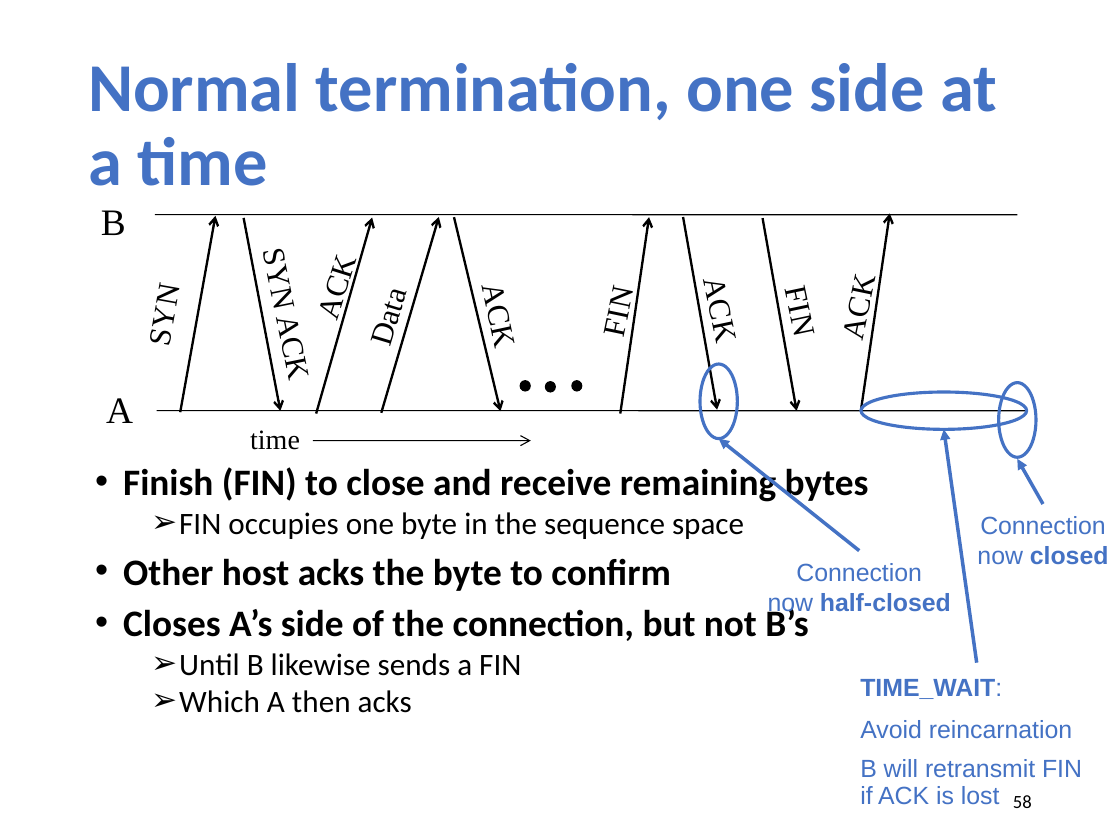
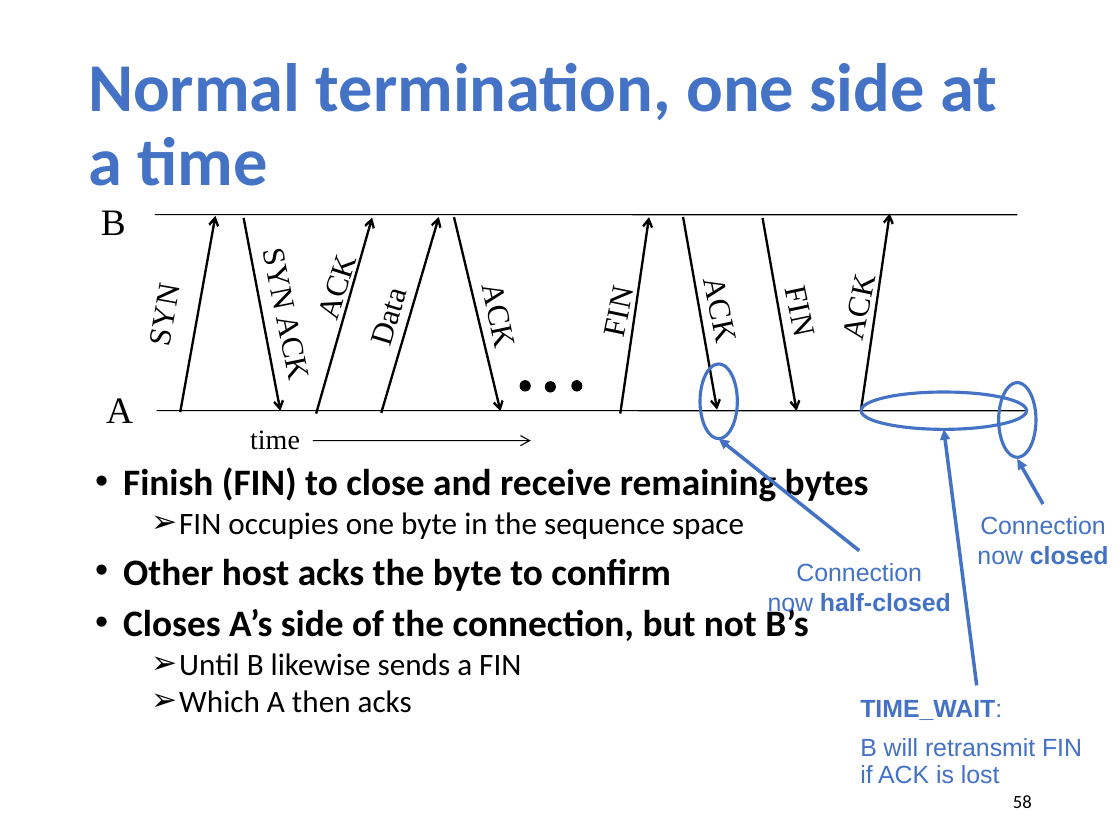
Before and after one commit to xinjin/course-net, a slide deck: slide 58 of slides/lec07_tcp.pptx. Drawn at 1120x840 pixels with LibreOffice and Linux fonts; fonts in the diff are those of the drawing. Boxes give left, top, right and bottom in pixels: in the first picture for what was removed or moved away, otherwise in the second. Text is boxed around its words. In the diff, an @@ line names an element or a change of style, - is before the commit and + after.

```diff
--- a/slides/lec07_tcp.pptx
+++ b/slides/lec07_tcp.pptx
@@ arrow moved from (977, 663) - (944, 429) to (977, 685) - (944, 429) @@
@@ text "TIME_WAIT:": place and size @@
-text "TIME_WAIT:" at <box>860,679,1082,805</box>
+text "TIME_WAIT:" at <box>860,700,1082,784</box>
@@ text at <box>860,720,1072,739</box>: paragraph removed @@
-Avoid reincarnation
```
Also in this commit, not shown: 2 other slides changed, 7 other files.
